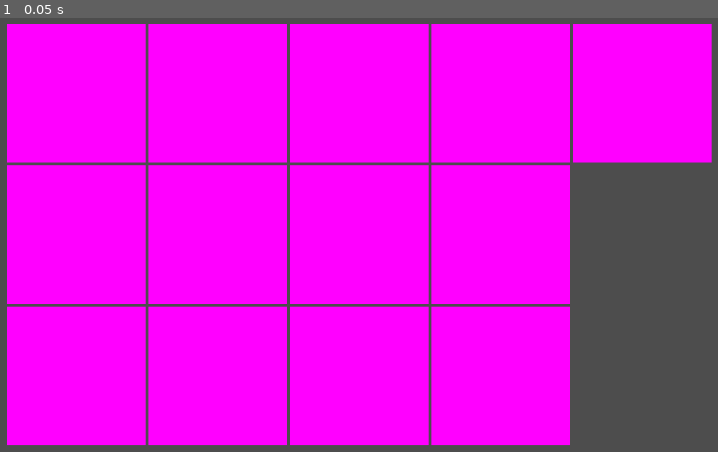
Above: before the commit, frame 1.
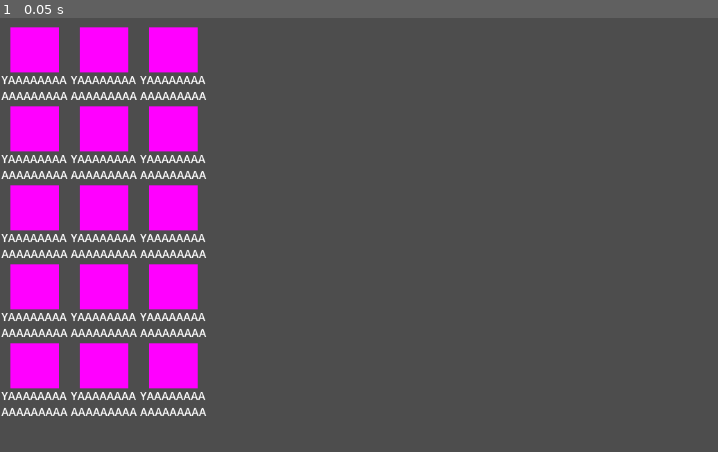
Above: after the commit, the same moment.

Repository: popcar2/GodotOS
Game: Godot game, scene res://Scenes/Main/MainScene.tscn
The game is run twice, just before and just after one commit, with the same random seed, the same clock (stepped at 60 frames per second) and the same inputs.
Inputs:
- Up to frame 1 (0.05 s): no input

The runs differ from the first frame. In frame 1, 71% of the frame differs, in the area x 0-100%, y 1-99%.

Commit message:
Add desktop folder (WIP)

Diff:
--- /dev/null
+++ b/Scenes/Desktop/desktop_folder.gd
@@ -0,0 +1,5 @@
+extends Control
+
+func _gui_input(event):
+	if event is InputEventMouse:
+		print("AHHH!!")
--- /dev/null
+++ b/Scenes/Desktop/folder.tscn
@@ -0,0 +1,45 @@
+[gd_scene load_steps=3 format=3 uid="uid://dci6t0fj42xpv"]
+
+[ext_resource type="Script" path="res://Scenes/Desktop/desktop_folder.gd" id="1_44lov"]
+
+[sub_resource type="PlaceholderTexture2D" id="PlaceholderTexture2D_up0mv"]
+
+[node name="Folder" type="Control"]
+custom_minimum_size = Vector2(80, 110)
+layout_mode = 3
+anchors_preset = 0
+size_flags_horizontal = 4
+script = ExtResource("1_44lov")
+
+[node name="Folder" type="MarginContainer" parent="."]
+custom_minimum_size = Vector2(80, 100)
+layout_mode = 2
+offset_right = 80.0
+offset_bottom = 100.0
+size_flags_vertical = 4
+theme_override_constants/margin_left = 5
+theme_override_constants/margin_top = 5
+theme_override_constants/margin_right = 5
+theme_override_constants/margin_bottom = 30
+
+[node name="TextureRect" type="TextureRect" parent="Folder"]
+layout_mode = 2
+texture = SubResource("PlaceholderTexture2D_up0mv")
+
+[node name="Folder Title" type="RichTextLabel" parent="."]
+custom_minimum_size = Vector2(100, 40)
+layout_mode = 1
+anchors_preset = 7
+anchor_left = 0.5
+anchor_top = 1.0
+anchor_right = 0.5
+anchor_bottom = 1.0
+offset_left = -50.0
+offset_top = -41.0
+offset_right = 50.0
+offset_bottom = 5.0
+grow_horizontal = 2
+grow_vertical = 0
+bbcode_enabled = true
+text = "[center]YAAAAAAAAAAAAAAAAA"
+fit_content = true
--- a/Scenes/Main/MainScene.tscn
+++ b/Scenes/Main/MainScene.tscn
@@ -1,6 +1,6 @@
 [gd_scene load_steps=2 format=3 uid="uid://bmjyglrsf04uo"]
 
-[sub_resource type="PlaceholderTexture2D" id="PlaceholderTexture2D_io23y"]
+[ext_resource type="PackedScene" uid="uid://dci6t0fj42xpv" path="res://Scenes/Desktop/folder.tscn" id="1_bqso0"]
 
 [node name="Control" type="Control"]
 layout_mode = 3
@@ -24,68 +24,49 @@
 
 [node name="VFlowContainer" type="VFlowContainer" parent="MarginContainer"]
 layout_mode = 2
+theme_override_constants/h_separation = 20
 
-[node name="TextureRect" type="TextureRect" parent="MarginContainer/VFlowContainer"]
-custom_minimum_size = Vector2(200, 200)
+[node name="Folder" parent="MarginContainer/VFlowContainer" instance=ExtResource("1_bqso0")]
 layout_mode = 2
-texture = SubResource("PlaceholderTexture2D_io23y")
 
-[node name="TextureRect2" type="TextureRect" parent="MarginContainer/VFlowContainer"]
-custom_minimum_size = Vector2(200, 200)
+[node name="Folder2" parent="MarginContainer/VFlowContainer" instance=ExtResource("1_bqso0")]
 layout_mode = 2
-texture = SubResource("PlaceholderTexture2D_io23y")
 
-[node name="TextureRect3" type="TextureRect" parent="MarginContainer/VFlowContainer"]
-custom_minimum_size = Vector2(200, 200)
+[node name="Folder3" parent="MarginContainer/VFlowContainer" instance=ExtResource("1_bqso0")]
 layout_mode = 2
-texture = SubResource("PlaceholderTexture2D_io23y")
 
-[node name="TextureRect4" type="TextureRect" parent="MarginContainer/VFlowContainer"]
-custom_minimum_size = Vector2(200, 200)
+[node name="Folder4" parent="MarginContainer/VFlowContainer" instance=ExtResource("1_bqso0")]
 layout_mode = 2
-texture = SubResource("PlaceholderTexture2D_io23y")
 
-[node name="TextureRect5" type="TextureRect" parent="MarginContainer/VFlowContainer"]
-custom_minimum_size = Vector2(200, 200)
+[node name="Folder5" parent="MarginContainer/VFlowContainer" instance=ExtResource("1_bqso0")]
 layout_mode = 2
-texture = SubResource("PlaceholderTexture2D_io23y")
 
-[node name="TextureRect6" type="TextureRect" parent="MarginContainer/VFlowContainer"]
-custom_minimum_size = Vector2(200, 200)
+[node name="Folder6" parent="MarginContainer/VFlowContainer" instance=ExtResource("1_bqso0")]
 layout_mode = 2
-texture = SubResource("PlaceholderTexture2D_io23y")
 
-[node name="TextureRect7" type="TextureRect" parent="MarginContainer/VFlowContainer"]
-custom_minimum_size = Vector2(200, 200)
+[node name="Folder7" parent="MarginContainer/VFlowContainer" instance=ExtResource("1_bqso0")]
 layout_mode = 2
-texture = SubResource("PlaceholderTexture2D_io23y")
 
-[node name="TextureRect8" type="TextureRect" parent="MarginContainer/VFlowContainer"]
-custom_minimum_size = Vector2(200, 200)
+[node name="Folder8" parent="MarginContainer/VFlowContainer" instance=ExtResource("1_bqso0")]
 layout_mode = 2
-texture = SubResource("PlaceholderTexture2D_io23y")
 
-[node name="TextureRect9" type="TextureRect" parent="MarginContainer/VFlowContainer"]
-custom_minimum_size = Vector2(200, 200)
+[node name="Folder9" parent="MarginContainer/VFlowContainer" instance=ExtResource("1_bqso0")]
 layout_mode = 2
-texture = SubResource("PlaceholderTexture2D_io23y")
 
-[node name="TextureRect10" type="TextureRect" parent="MarginContainer/VFlowContainer"]
-custom_minimum_size = Vector2(200, 200)
+[node name="Folder10" parent="MarginContainer/VFlowContainer" instance=ExtResource("1_bqso0")]
 layout_mode = 2
-texture = SubResource("PlaceholderTexture2D_io23y")
 
-[node name="TextureRect11" type="TextureRect" parent="MarginContainer/VFlowContainer"]
-custom_minimum_size = Vector2(200, 200)
+[node name="Folder11" parent="MarginContainer/VFlowContainer" instance=ExtResource("1_bqso0")]
 layout_mode = 2
-texture = SubResource("PlaceholderTexture2D_io23y")
 
-[node name="TextureRect12" type="TextureRect" parent="MarginContainer/VFlowContainer"]
-custom_minimum_size = Vector2(200, 200)
+[node name="Folder12" parent="MarginContainer/VFlowContainer" instance=ExtResource("1_bqso0")]
 layout_mode = 2
-texture = SubResource("PlaceholderTexture2D_io23y")
 
-[node name="TextureRect13" type="TextureRect" parent="MarginContainer/VFlowContainer"]
-custom_minimum_size = Vector2(200, 200)
+[node name="Folder13" parent="MarginContainer/VFlowContainer" instance=ExtResource("1_bqso0")]
 layout_mode = 2
-texture = SubResource("PlaceholderTexture2D_io23y")
+
+[node name="Folder14" parent="MarginContainer/VFlowContainer" instance=ExtResource("1_bqso0")]
+layout_mode = 2
+
+[node name="Folder15" parent="MarginContainer/VFlowContainer" instance=ExtResource("1_bqso0")]
+layout_mode = 2
